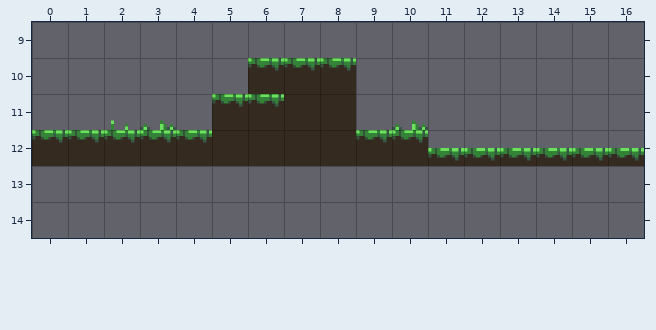
Tiled map, stored at src/tilemaps/tilemap_main.tmx. The picture above was drawn from the file before the commit.
Cells are 64x64 px. Shown: x 0..16, y 9..14. The old version is drawn lined up with the new one.
The same view after the edit:
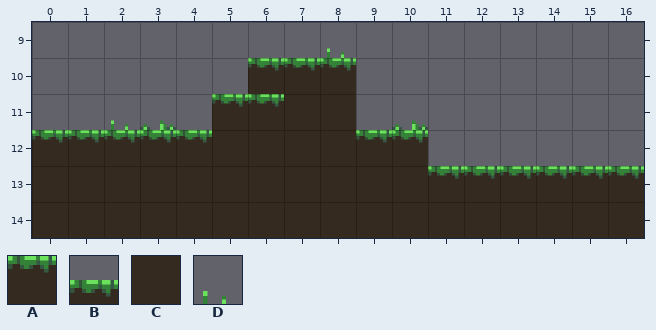
Key: from "tiles": A 1, B 4, C 5, D 6.
_ is an empty cell.
The edit:
everything moved by +0,-2 cells (the old picture is shown already moved)
Layer "Tile Layer":
Tile A now appears in row 13 at x 11 to 16.
Tile C now appears in row 13 at x 0 to 10; in row 14 at x 0 to 16.
Tile D now appears in row 9 at x 8.
The author cleared tile B in row 12 at x 11 to 16.
